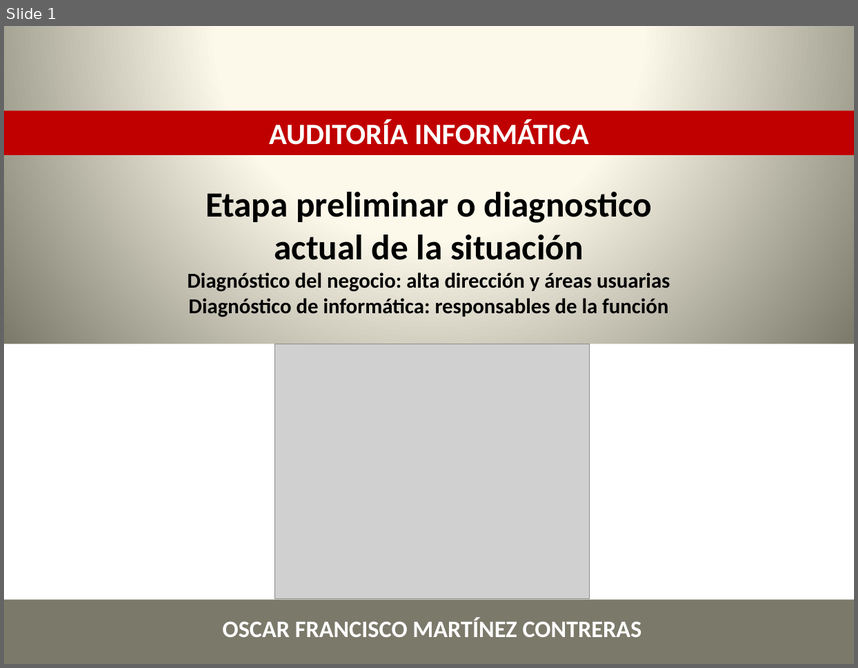
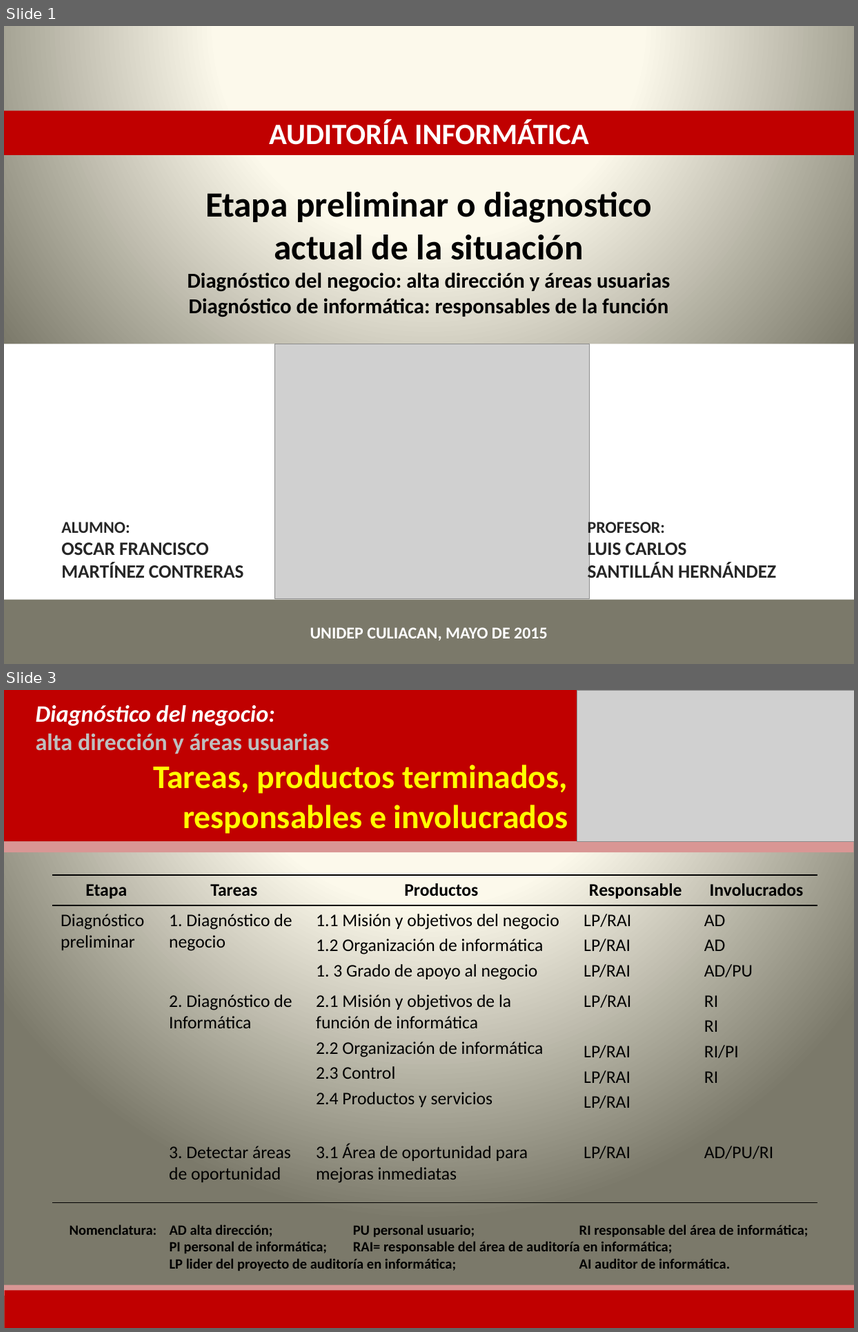
Before and after one commit to lc850/auditoria, a slide deck: OSCAR.pptx. Shown one above the other, each under a label of ours: slide 1 before the commit, slides 1 and 3 after it; the slides between them are not shown. The pictures are 858x668 and 858x1332 pixels, drawn with LibreOffice and Linux fonts; fonts in the diff are those of the drawing; grey boxes stand for pictures. Boxes give left, top, right and bottom in pixels: in the first picture for what was removed or moved away, otherwise in the second. Text is boxed around its words. In the diff, an @@ line names an element or a change of style, - is before the commit and + after.

Commit message:
Oscar

```diff
--- a/OSCAR.pptx
+++ b/OSCAR.pptx
@@ slide 3 added at (x1=4, y1=690, x2=854, y2=1328), background gradient #FEFCEE to #FDFAEA to #7B796B @@
@@ rectangle added at (x1=4, y1=690, x2=854, y2=841), fill #C00000 @@
@@ text added at (x1=36, y1=705, x2=329, y2=754), 20 pt, text #BFBFBF, bold @@
+Diagnóstico del negocio:
+alta dirección y áreas usuarias
@@ picture added at (x1=577, y1=690, x2=854, y2=841) @@
@@ title added at (x1=153, y1=765, x2=568, y2=834), 28 pt, text #FFFF00, bold @@
+Tareas, productos terminados, responsables e involucrados
@@ rectangle added at (x1=4, y1=841, x2=854, y2=852), fill #D99694 @@
@@ table added at (x1=52, y1=876, x2=818, y2=1207), 4 rows, 5 columns @@
+Etapa | Tareas | Productos | Responsable | Involucrados
+Diagnóstico preliminar | 1. Diagnóstico de negocio | 1.1 Misión y objetivos del negocio / 1.2 Organización de informática / 1. 3 Grado de apoyo al negocio | LP/RAI / LP/RAI / LP/RAI | AD / AD / AD/PU
+ | 2. Diagnóstico de Informática | 2.1 Misión y objetivos de la función de informática / 2.2 Organización de informática / 2.3 Control / 2.4 Productos y servicios | LP/RAI / LP/RAI / LP/RAI / LP/RAI | RI / RI / RI/PI / RI
+ | 3. Detectar áreas de oportunidad | 3.1 Área de oportunidad para mejoras inmediatas | LP/RAI | AD/PU/RI
@@ text added at (x1=70, y1=1224, x2=808, y2=1270), 12 pt, text #000000, bold @@
+Nomenclatura: AD alta dirección; PU personal usuario; RI responsable del área de informática;
+PI personal de informática; RAI= responsable del área de auditoría en informática;
+LP lider del proyecto de auditoría en informática; AI auditor de informática.
@@ rectangle added at (x1=4, y1=1284, x2=854, y2=1295), fill #D99694 @@
@@ rectangle added at (x1=4, y1=1290, x2=854, y2=1328), fill #C00000 @@
@@ slide 1 changed as well @@
@@ text "ALUMNO:" moved from (x1=223, y1=617, x2=642, y2=637) to (x1=61, y1=521, x2=244, y2=577) @@
@@ text at (x1=61, y1=521, x2=130, y2=532): paragraph added @@
+ALUMNO:
@@ text added at (x1=588, y1=519, x2=776, y2=582), 16 pt, text #262626, bold @@
+PROFESOR:
+LUIS CARLOS
+SANTILLÁN HERNÁNDEZ
@@ text at (x1=61, y1=542, x2=244, y2=577): size 20 to 16 pt, text colour #FFFFFF to #262626 in "OSCAR FRANCISCO MARTÍNEZ CONTRERAS"; alignment centre to left @@
@@ text added at (x1=310, y1=627, x2=548, y2=640), 14 pt, text #FFFFFF, bold @@
+UNIDEP CULIACAN, MAYO DE 2015
```
Also in this commit, not shown: 8 other slides added.
